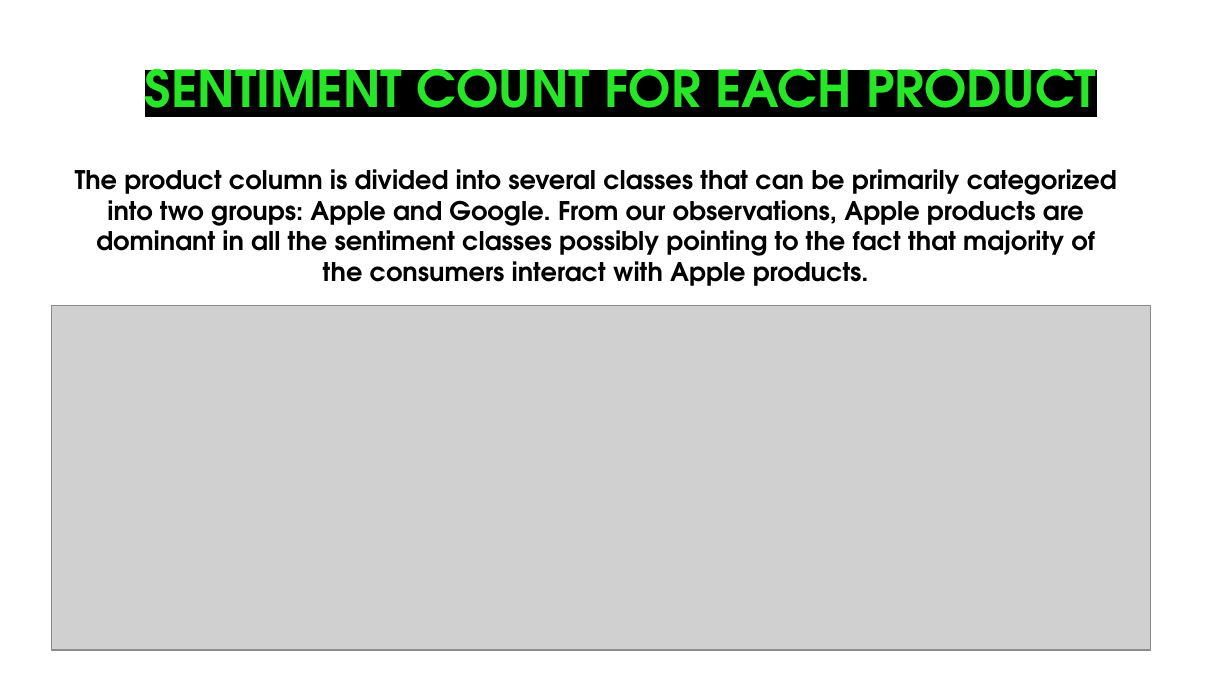
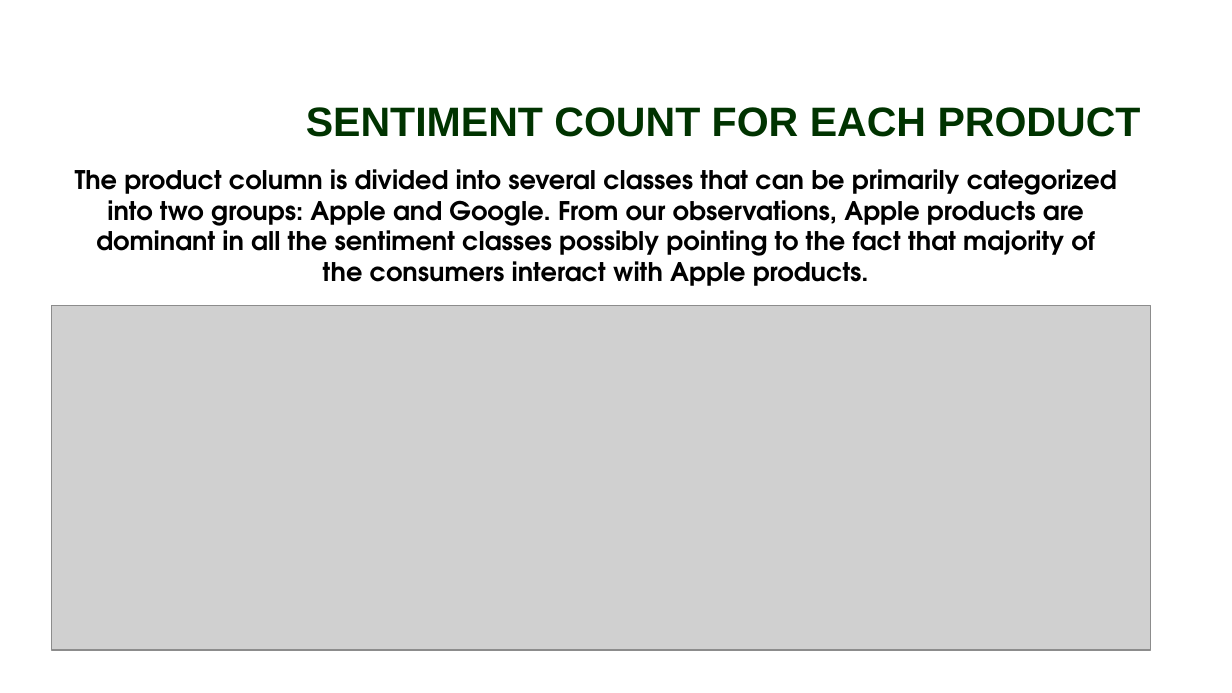
Before and after one commit to jgatharia/Phase_4_Project_, a slide deck: slide 6 of Presentation.pptx. Drawn at 1232x693 pixels with LibreOffice and Linux fonts; fonts in the diff are those of the drawing; grey boxes stand for pictures; background and template pictures are left out. Boxes give left, top, right and bottom in pixels: in the first picture for what was removed or moved away, otherwise in the second. Text is boxed around its words. In the diff, an @@ line names an element or a change of style, - is before the commit and + after.

```diff
--- a/Presentation.pptx
+++ b/Presentation.pptx
@@ title "SENTIMENT COUNT FOR EACH PRODUCT": place and size @@
-title "SENTIMENT COUNT FOR EACH PRODUCT" at (145,51,1096,128)
+title "SENTIMENT COUNT FOR EACH PRODUCT" at (306,107,1141,137)
@@ title "SENTIMENT COUNT FOR EACH PRODUCT" at (306,107,1141,137): size 29.7 to 24 pt, font TeX Gyre Adventor to Arial, text colour #27E527 to #003300, highlight #000000 to none @@
```
Also in this commit, not shown: 12 other slides changed.
